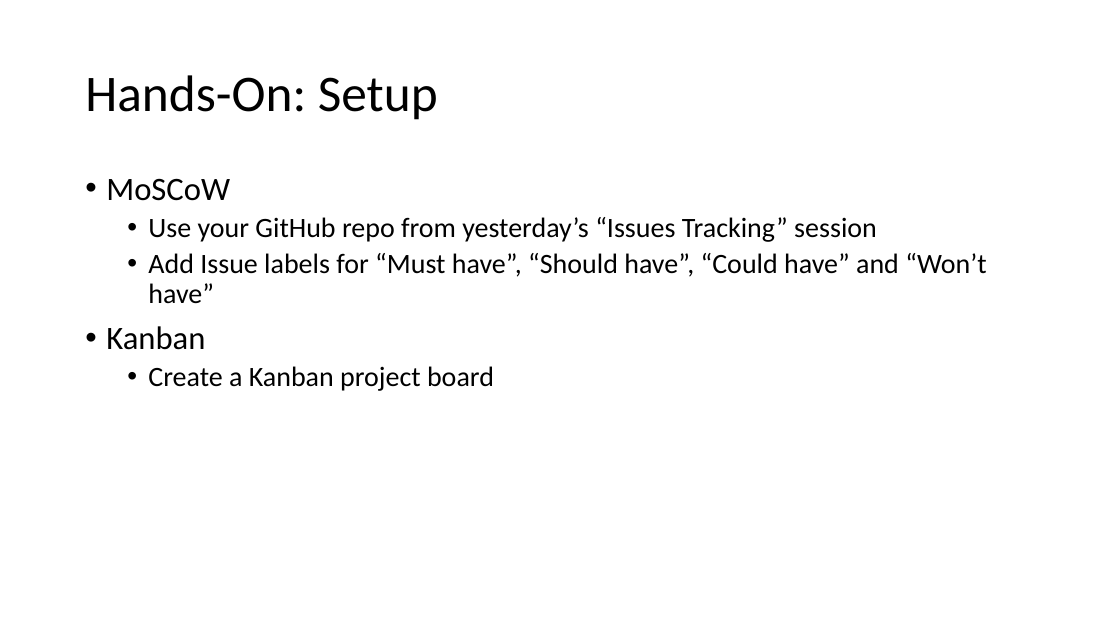
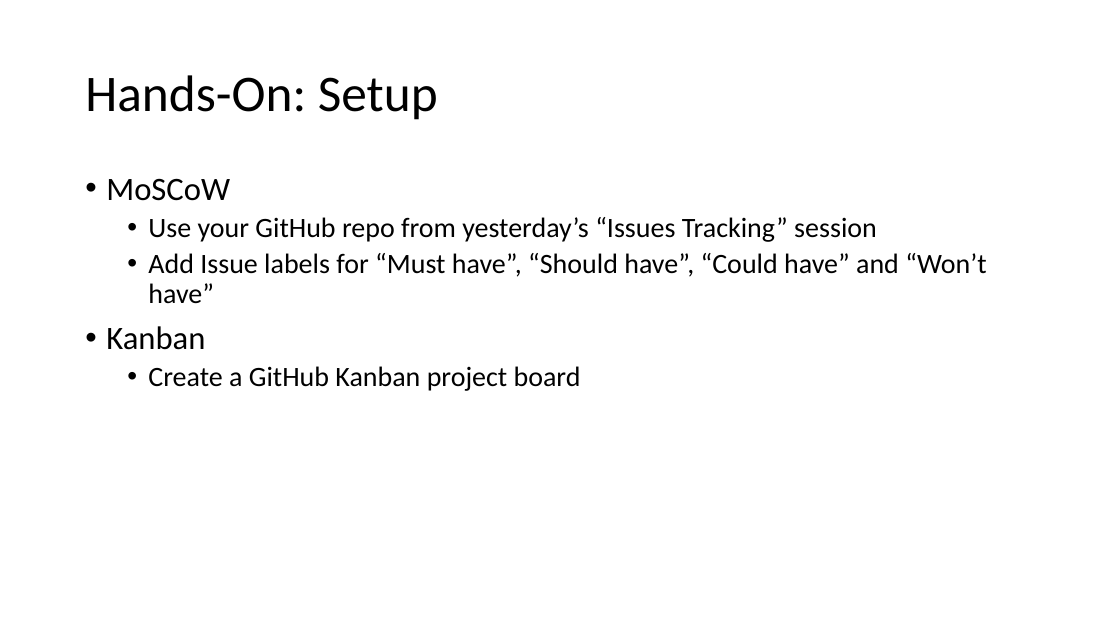
Before and after one commit to mrmundt/INTERSECT-Project-Management, a slide deck: slide 26 of presentations/ProjectManagement.pptx. Drawn at 1120x630 pixels with LibreOffice and Linux fonts; fonts in the diff are those of the drawing. Boxes give left, top, right and bottom in pixels: in the first picture for what was removed or moved away, otherwise in the second. Text is boxed around its words. In the diff, an @@ line names an element or a change of style, - is before the commit and + after.

```diff
--- a/presentations/ProjectManagement.pptx
+++ b/presentations/ProjectManagement.pptx
@@ text at bbox=[148, 366, 581, 391]: text changed @@
-  • Create a Kanban project board
+  • Create a GitHub Kanban project board
```
Also in this commit, not shown: 7 other slides changed.
